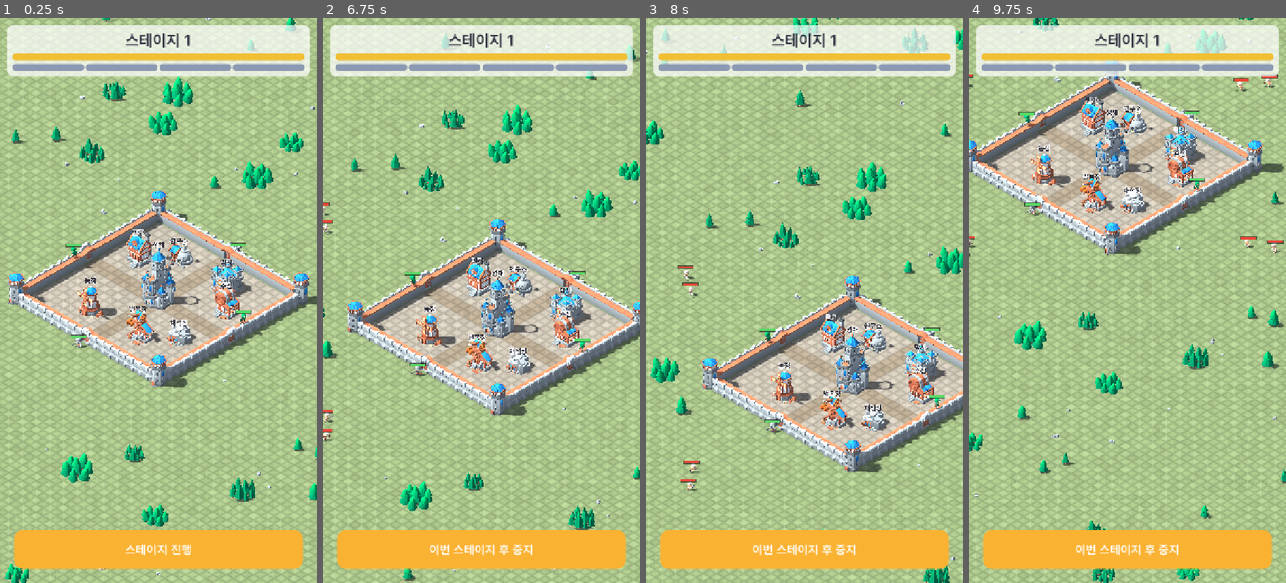
Above: before the commit, frames 1-4 (left to right).
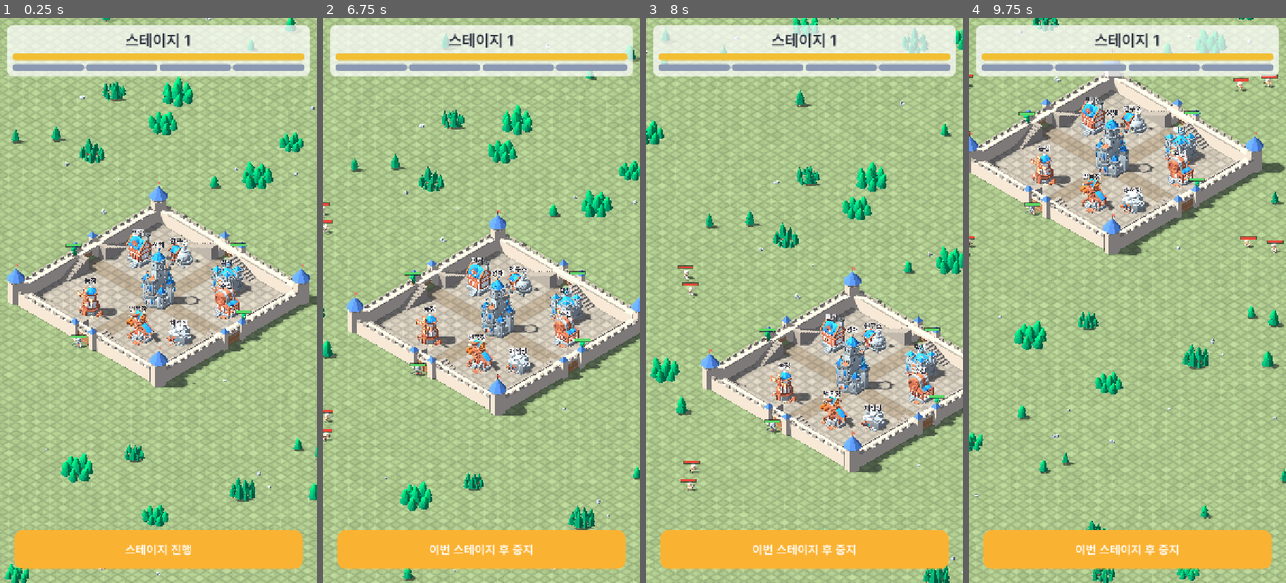
Above: after the commit, the same moments.

Repository: ILSEONG/CastleRPG
Game: Godot game, scene res://scenes/main.tscn
Same seed, same stepped clock (60 frames per second), same inputs: the game is played once before the commit and once after it.
Inputs (mouse positions are in pixels of both pictures, inside the frame that each line leads up to):
- Up to frame 1 (0.25 s): no input
- Up to frame 2 (6.75 s): click "스테이지 진행" at 0.5 s; click "이번 스테이지 후 중지" at 1.25 s; click "중지 예약됨 (취소)" at 2 s; click "이번 스테이지 후 중지" at 2.75 s; click "중지 예약됨 (취소)" at 3.5 s; click "이번 스테이지 후 중지" at 4.25 s; click "중지 예약됨 (취소)" at 5 s; move the mouse to (551, 272) at 5.77 s; click (551, 272) at 5.92 s; drag from (418, 328) to (465, 413) at 6.52 s
- Up to frame 3 (8 s): move the mouse to (836, 176) at 7.27 s; click (836, 176) at 7.42 s
- Up to frame 4 (9.75 s): drag from (1111, 413) to (1032, 215) at 8.02 s; move the mouse to (1222, 385) at 8.77 s; click (1222, 385) at 8.92 s; drag from (1032, 215) to (1079, 159) at 9.52 s

The runs differ from the first frame. In frame 1, 7.1% of the frame differs, in the area x 2-100%, y 29-66%; in frame 2, 7.0%; in frame 3, 6.3%; in frame 4, 6.8%.

Commit message:
feat: procedural low-poly castle (walls, gatehouses, towers, stairs)
MeshKit builds flat-coloured per-face meshes (vertex colours, winding
from an outward hint); TownKit recipes replace the KayKit walls, gate
and corner towers and add the 8 wall stairs where Formation routes
heroes. KayKit wall/gate/tower assets and their fetch lines removed.

The renderer already hands fragment() linear vertex colours, so the
shader uses COLOR as is (a second sRGB->linear conversion made the
castle darker and oversaturated, measured A/B against albedo_color).
Castle stone/roof palette toned down so sun-lit tops do not clip white.

Co-Authored-By: Claude Opus 5.5 <noreply@anthropic.com>

Diff:
--- a/scripts/art.gd
+++ b/scripts/art.gd
@@ -9,11 +9,6 @@
 const HEAD_HEIGHT := 2.5          # 캐릭터 모델 발에서 HP 바까지 높이(모델 단위, 배율 곱하기 전)
 const CORPSE_SEC := 1.6           # 몬스터 사망 후 제거까지(초). Death_C_Skeletons(~2.0초)는 ~1.6초에 쓰러짐이 끝나므로, 애니메이션 꼬리가 끝나기 전 쓰러진 자세에서 제거한다. 사망 애니메이션 길이 이하여야 함(테스트)
 const BUILDING_GAP := 0.6         # 건물 부지 가장자리 여유(m)
-const WALL_MODEL_LEN := 2.0       # wall_straight 모델 치수(모델 단위): 길이·높이·두께
-const WALL_MODEL_H := 1.1
-const WALL_MODEL_T := 0.8
-const WALL_PIECE_TARGET := 5.0    # 성벽 조각 목표 길이(m). 구간을 이 근처 길이로 균등 분할
-const TOWER_SCALE := 3.2
 const ARROW_SCALE := 1.2
 const NATURE_SCALE := 3.0
 const NATURE_COUNT := 180
@@ -74,10 +69,6 @@
 	"quarry": HEX_DIR + "building_mine_blue.gltf",
 	"farm": HEX_DIR + "building_windmill_blue.gltf",
 }
-const WALL_MODEL := HEX_DIR + "wall_straight.gltf"
-const GATE_MODEL := HEX_DIR + "wall_straight_gate.gltf"
-const GATE_DOORS := ["wall_straight_gate_door_left", "wall_straight_gate_door_right"]
-const TOWER_MODEL := HEX_DIR + "building_tower_A_blue.gltf"
 const ARROW_MODEL := PROP_DIR + "arrow.gltf"
 const NATURE_MODELS := [
 	HEX_DIR + "trees_A_medium.gltf", HEX_DIR + "trees_B_large.gltf",
@@ -89,6 +80,17 @@
 ]
 
 static var _lowpoly_cache := {}  # 원본 재질 -> 로우폴리 재질 (같은 원본은 하나를 공유)
+static var _vc_material: ShaderMaterial
+
+
+## 코드로 만든 로우폴리 메시(정점 색)용 공유 재질.
+static func lowpoly_vc_material() -> ShaderMaterial:
+	if _vc_material == null:
+		_vc_material = ShaderMaterial.new()
+		_vc_material.shader = LOWPOLY_SHADER
+		_vc_material.set_shader_parameter("use_texture", false)
+		_vc_material.set_shader_parameter("use_vertex_color", true)
+	return _vc_material
 
 
 static func mesh(m: Mesh, color: Color) -> MeshInstance3D:
--- a/scripts/castle.gd
+++ b/scripts/castle.gd
@@ -1,50 +1,51 @@
 extends Node3D
-## 성벽 4면 + 모서리 탑 + 성문 4개 (KayKit 모델). 성문 HP의 진실은 GameState.
+## 성벽 4면 + 모서리 탑 + 성문 4개 + 계단 8개 (코드로 만든 로우폴리 메시, TownKit). 성문 HP의 진실은 GameState.
 ## 여기는 시각화·탭 판정 영역·위치 제공만. 크기는 GameState.keep_level의 내부 크기,
 ## 위치 계산은 Formation static 함수에 위임한다.
-## 성벽은 wall_straight 조각을 "성문 가장자리 ~ 모서리 탑 가장자리" 구간에 균등 분할로 채운다.
+## 성벽은 "성문 가장자리 ~ 모서리 탑 가장자리" 구간을 메시 한 토막으로 채운다.
 ## side: 0=N(-z) 1=E(+x) 2=S(+z) 3=W(-x)
 
 const Balance := preload("res://scripts/balance.gd")
 const Art := preload("res://scripts/art.gd")
 const Formation := preload("res://scripts/formation.gd")
+const TownKit := preload("res://scripts/town_kit.gd")
 
 const LAYER_GATE := 2
 const LAYER_WALL := 8
 const TAP_MARGIN := Vector3(1, 1, 1)  # 탭 판정 박스 여유
 
 var half: float = 0.0
-var _gate_doors: Array = []  # side -> [문짝 Node3D 두 개]
+var _gate_doors: Array = []  # side -> 문짝 MeshInstance3D
 
 
 func _ready() -> void:
 	half = Balance.interior_half(GameState.keep_level)
 	var c := half + Balance.WALL_T / 2.0  # 성벽 중심선
 	var run := c - Balance.TOWER_SIZE / 2.0 - Balance.GATE_W / 2.0
-	var pieces := maxi(1, roundi(run / Art.WALL_PIECE_TARGET))
-	var piece_len := run / pieces
-	var sy := Balance.WALL_H / Art.WALL_MODEL_H
-	var sz := Balance.WALL_T / Art.WALL_MODEL_T
+	var wall_mesh := TownKit.wall_run(run)
+	var gate_mesh := TownKit.gatehouse()
+	var doors_mesh := TownKit.gate_doors()
+	var stairs_mesh := TownKit.stairs()
 	for side in 4:
 		var dir: Vector3 = Formation.SIDE_DIR[side]
 		var perp := Formation.perp(side)
 		var center := Formation.gate_position(half, side)
-		var yaw := atan2(dir.x, dir.z)  # 모델 정면(+Z)이 성 바깥을 보게
-		var gate := _place(Art.GATE_MODEL, center, yaw, Vector3(Balance.GATE_W / Art.WALL_MODEL_LEN, sy, sz))
-		var doors: Array = []
-		for door_name in Art.GATE_DOORS:
-			doors.append(gate.find_child(door_name, true, false))
-		_gate_doors.append(doors)
+		var facing := Basis(Vector3.UP, atan2(dir.x, dir.z))  # 로컬 +Z가 성 바깥을 보게
+		_add_mesh(gate_mesh, Transform3D(facing, center))
+		_gate_doors.append(_add_mesh(doors_mesh, Transform3D(facing, center)))
 		_add_tap_area(center, _along(perp, Balance.GATE_W, Balance.WALL_H, Balance.WALL_T), LAYER_GATE, side)
 		var seg_len := half + Balance.WALL_T - Balance.GATE_W / 2.0
 		for s in [-1.0, 1.0]:
-			for i in pieces:
-				var along: float = Balance.GATE_W / 2.0 + piece_len * (i + 0.5)
-				_place(Art.WALL_MODEL, center + perp * s * along, yaw, Vector3(piece_len / Art.WALL_MODEL_LEN, sy, sz))
+			_add_mesh(wall_mesh, Transform3D(facing, center + perp * s * (Balance.GATE_W + run) / 2.0))
+			var bottom := Formation.stair_bottom(half, side, s)
+			var up := Formation.stair_top(half, side, s) - bottom
+			var x := Vector3(up.x, 0, up.z).normalized()  # 로컬 +X: 아랫단 → 윗단
+			_add_mesh(stairs_mesh, Transform3D(Basis(x, Vector3.UP, x.cross(Vector3.UP)), bottom))
 			var seg_center: Vector3 = center + perp * s * (Balance.GATE_W + seg_len) / 2.0
 			_add_tap_area(seg_center, _along(perp, seg_len, Balance.WALL_H, Balance.WALL_T), LAYER_WALL, side)
+	var tower_mesh := TownKit.corner_tower()
 	for corner in [Vector3(c, 0, c), Vector3(-c, 0, c), Vector3(c, 0, -c), Vector3(-c, 0, -c)]:
-		_place(Art.TOWER_MODEL, corner, 0.0, Vector3.ONE * Art.TOWER_SCALE)
+		_add_mesh(tower_mesh, Transform3D(Basis.IDENTITY, corner))
 	GameState.gate_hp_changed.connect(_on_gate_hp_changed)
 
 
@@ -65,13 +66,13 @@
 		+ Formation.perp(side) * randf_range(-Balance.SPAWN_SPREAD, Balance.SPAWN_SPREAD)
 
 
-func _place(path: String, pos: Vector3, yaw: float, scl: Vector3) -> Node3D:
-	var n := Art.instance(path)
-	n.position = pos
-	n.rotation.y = yaw
-	n.scale = scl
-	add_child(n)
-	return n
+func _add_mesh(m: Mesh, xf: Transform3D) -> MeshInstance3D:
+	var mi := MeshInstance3D.new()
+	mi.mesh = m
+	mi.material_override = Art.lowpoly_vc_material()
+	mi.transform = xf
+	add_child(mi)
+	return mi
 
 
 ## perp 방향 길이 length, 높이 height, 면 방향 두께 thickness 인 박스 크기.
@@ -96,5 +97,4 @@
 
 
 func _on_gate_hp_changed(side: int, hp: float, _hp_max: float) -> void:
-	for door in _gate_doors[side]:
-		door.visible = hp > 0.0
+	_gate_doors[side].visible = hp > 0.0
--- /dev/null
+++ b/scripts/mesh_kit.gd
@@ -0,0 +1,124 @@
+extends RefCounted
+## 로우폴리 메시 도구: 삼각형마다 정점을 따로 둬 면마다 단색·각진 음영(정점 색, 텍스처 없음).
+## 사용: var k = MeshKit.new(); k.xform = Transform3D(...); k.box(...); ...; var mesh := k.commit()
+## 면 감기: 각 면을 "바깥 방향(outward)"과 함께 넘기면 Godot 앞면 규약에 맞게 자동으로 정렬한다.
+## 오토로드 참조 없음 → 헤드리스 테스트 가능.
+
+## Godot 앞면 = 바깥에서 볼 때 시계 방향. 캡처에서 면이 사라지면(컬링) 이 값을 뒤집는다.
+const CLOCKWISE_FRONT := true
+
+var xform := Transform3D.IDENTITY
+var _st := SurfaceTool.new()
+var _tris := 0
+
+
+func _init() -> void:
+	_st.begin(Mesh.PRIMITIVE_TRIANGLES)
+
+
+func triangle_count() -> int:
+	return _tris
+
+
+## 볼록 다각형 한 면(꼭짓점 순서 무관하게 둘레 순서로). outward = 면이 바라볼 방향(로컬).
+func face(points: Array, outward: Vector3, color: Color) -> void:
+	for i in range(1, points.size() - 1):
+		var a: Vector3 = points[0]
+		var b: Vector3 = points[i]
+		var c: Vector3 = points[i + 1]
+		var ccw_out := (b - a).cross(c - a).dot(outward) > 0.0
+		if ccw_out == CLOCKWISE_FRONT:
+			var t := b
+			b = c
+			c = t
+		for v in [a, b, c]:
+			_st.set_color(color)
+			_st.add_vertex(xform * v)
+		_tris += 1
+
+
+## 바닥 중심 base, 크기 size인 상자. 바닥면은 기본 생략(땅에 붙는 물체).
+func box(base: Vector3, size: Vector3, color: Color, with_bottom := false) -> void:
+	var h := Vector3(size.x / 2.0, 0, size.z / 2.0)
+	var y0 := base.y
+	var y1 := base.y + size.y
+	var p := [
+		Vector3(base.x - h.x, y0, base.z - h.z), Vector3(base.x + h.x, y0, base.z - h.z),
+		Vector3(base.x + h.x, y0, base.z + h.z), Vector3(base.x - h.x, y0, base.z + h.z),
+	]
+	var q := []
+	for v in p:
+		q.append(Vector3(v.x, y1, v.z))
+	face(q, Vector3.UP, color)
+	if with_bottom:
+		face(p, Vector3.DOWN, color)
+	for i in 4:
+		var j := (i + 1) % 4
+		var mid: Vector3 = (p[i] + p[j]) / 2.0 - base
+		face([p[i], p[j], q[j], q[i]], Vector3(mid.x, 0, mid.z), color)
+
+
+## 박공지붕: 바닥 중심 base, 가로 size.x(용마루 방향 X), 깊이 size.z, 높이 height. 처마 overhang.
+func gable(base: Vector3, size: Vector3, height: float, color: Color, overhang := 0.25) -> void:
+	var hx := size.x / 2.0 + overhang
+	var hz := size.z / 2.0 + overhang
+	var ridge_a := base + Vector3(-hx, height, 0)
+	var ridge_b := base + Vector3(hx, height, 0)
+	var e := [base + Vector3(-hx, 0, -hz), base + Vector3(hx, 0, -hz), base + Vector3(hx, 0, hz), base + Vector3(-hx, 0, hz)]
+	face([e[0], e[1], ridge_b, ridge_a], Vector3(0, hz, -height), color)
+	face([e[3], e[2], ridge_b, ridge_a], Vector3(0, hz, height), color)
+	face([e[0], e[3], ridge_a], Vector3.LEFT, color.darkened(0.08))
+	face([e[1], e[2], ridge_b], Vector3.RIGHT, color.darkened(0.08))
+
+
+## n각 원뿔대(원기둥: r_top == r_bottom, 원뿔: r_top == 0). 바닥 중심 base. 윗면 포함.
+func prism_n(base: Vector3, sides: int, r_bottom: float, r_top: float, height: float, color: Color, rot := 0.0) -> void:
+	var bottom := []
+	var top := []
+	for i in sides:
+		var a := rot + TAU * i / sides
+		bottom.append(base + Vector3(cos(a) * r_bottom, 0, sin(a) * r_bottom))
+		top.append(base + Vector3(cos(a) * r_top, height, sin(a) * r_top))
+	for i in sides:
+		var j := (i + 1) % sides
+		var mid: Vector3 = (bottom[i] + bottom[j]) / 2.0 - base
+		if r_top > 0.0:
+			face([bottom[i], bottom[j], top[j], top[i]], Vector3(mid.x, 0, mid.z), color)
+		else:
+			face([bottom[i], bottom[j], base + Vector3(0, height, 0)], Vector3(mid.x, r_bottom / height, mid.z), color)
+	if r_top > 0.0:
+		face(top, Vector3.UP, color)
+
+
+func cone(base: Vector3, sides: int, radius: float, height: float, color: Color, rot := 0.0) -> void:
+	prism_n(base, sides, radius, 0.0, height, color, rot)
+
+
+func pyramid(base: Vector3, size: float, height: float, color: Color) -> void:
+	prism_n(base, 4, size * 0.7071, 0.0, height, color, PI / 4.0)
+
+
+## 각진 바위: 20면체를 rng로 흔든다. 중심 center, 반지름 radius, 세로 납작함 squash.
+func rock(center: Vector3, radius: float, color: Color, rng: RandomNumberGenerator, squash := 0.7) -> void:
+	var t := (1.0 + sqrt(5.0)) / 2.0
+	var v := [
+		Vector3(-1, t, 0), Vector3(1, t, 0), Vector3(-1, -t, 0), Vector3(1, -t, 0),
+		Vector3(0, -1, t), Vector3(0, 1, t), Vector3(0, -1, -t), Vector3(0, 1, -t),
+		Vector3(t, 0, -1), Vector3(t, 0, 1), Vector3(-t, 0, -1), Vector3(-t, 0, 1),
+	]
+	var f := [[0,11,5],[0,5,1],[0,1,7],[0,7,10],[0,10,11],[1,5,9],[5,11,4],[11,10,2],[10,7,6],[7,1,8],
+		[3,9,4],[3,4,2],[3,2,6],[3,6,8],[3,8,9],[4,9,5],[2,4,11],[6,2,10],[8,6,7],[9,8,1]]
+	var pts := []
+	for p in v:
+		var n: Vector3 = p.normalized() * radius * rng.randf_range(0.8, 1.15)
+		pts.append(center + Vector3(n.x, n.y * squash, n.z))
+	for tri_i in f:
+		var a: Vector3 = pts[tri_i[0]]
+		var b: Vector3 = pts[tri_i[1]]
+		var c: Vector3 = pts[tri_i[2]]
+		face([a, b, c], (a + b + c) / 3.0 - center, color.darkened(rng.randf_range(0.0, 0.12)))
+
+
+func commit() -> ArrayMesh:
+	_st.generate_normals()
+	return _st.commit()
--- /dev/null
+++ b/scripts/town_kit.gd
@@ -0,0 +1,108 @@
+extends RefCounted
+## 로우폴리 레시피: 성 부품·건물·자연물·산 메시를 만든다(MeshKit). 오토로드 참조 없음.
+## 성 부품 로컬 규약: 길이 방향 +X(가운데 기준), 두께 방향 Z(+Z = 성 바깥), 바닥 y=0. 계단만 예외(stairs 주석).
+const Balance := preload("res://scripts/balance.gd")
+const MeshKit := preload("res://scripts/mesh_kit.gd")
+
+const STONE := Color(0.66, 0.63, 0.58)        # 밝은 톤이지만 해를 받는 윗면(선형 약 ×2.3)이 흰색으로 날아가지 않게 채널 ≤ 0.69
+const STONE_DARK := Color(0.52, 0.50, 0.47)
+const WOOD := Color(0.55, 0.38, 0.24)
+const ROOF_BLUE := Color(0.27, 0.43, 0.68)
+const ROOF_RED := Color(0.78, 0.33, 0.28)
+const ROOF_ORANGE := Color(0.90, 0.56, 0.28)
+const ROOF_PURPLE := Color(0.55, 0.42, 0.72)
+const PLASTER := Color(0.95, 0.92, 0.84)
+const LEAF := Color(0.40, 0.68, 0.38)
+const LEAF_DARK := Color(0.28, 0.52, 0.32)
+const ROCK := Color(0.62, 0.62, 0.64)
+const SNOW := Color(0.96, 0.97, 0.99)
+const CROP := Color(0.92, 0.80, 0.38)
+const FLAG := Color(0.88, 0.30, 0.28)
+
+const MERLON_H := 0.6
+const MERLON_T := 0.4
+const PILLAR_W := 1.2                      # 문루 기둥 탑 폭(성문 가장자리 바깥으로)
+const PILLAR_Z0 := 0.45                    # 기둥 탑 안쪽 면(z). 성벽 위 중심선(z=0)을 걷는 영웅이 기둥을 뚫지 않게 바깥 절반에만 둔다
+const PILLAR_OUT := 0.6                    # 기둥 탑이 성벽 바깥면보다 튀어나온 길이
+const PARAPET_GAP := Balance.STAIR_GAP + 2.0 * Balance.STAIR_RUN / Balance.STAIR_STEPS  # 안쪽 난간을 양 끝에서 비우는 길이(계단 윗단 → 성벽 위 길)
+
+
+## 성벽 한 토막: 몸통 + 바깥쪽 가장자리 톱니(1m 간격) + 안쪽 낮은 난간(양 끝은 계단 길이라 비움).
+static func wall_run(length: float) -> ArrayMesh:
+	var k = MeshKit.new()
+	k.box(Vector3.ZERO, Vector3(length, Balance.WALL_H, Balance.WALL_T), STONE)
+	_merlons(k, length, Balance.WALL_H)
+	var rail := length - 2.0 * PARAPET_GAP
+	if rail > 0.0:
+		k.box(Vector3(0, Balance.WALL_H, -Balance.WALL_T / 2.0 + 0.1), Vector3(rail, 0.25, 0.2), STONE_DARK)
+	return k.commit()
+
+
+## 문루: 성문 좌우 기둥 탑(바깥 절반, 파란 피라미드 지붕) + 성문 위 통로 다리. 아래(0~WALL_H−0.6)는 통로.
+static func gatehouse() -> ArrayMesh:
+	var k = MeshKit.new()
+	var h := Balance.WALL_H
+	var z1 := Balance.WALL_T / 2.0 + PILLAR_OUT
+	k.box(Vector3(0, h - 0.6, 0), Vector3(Balance.GATE_W, 0.6, Balance.WALL_T), STONE)
+	_merlons(k, Balance.GATE_W, h)
+	for s in [-1.0, 1.0]:
+		var x: float = s * (Balance.GATE_W / 2.0 + PILLAR_W / 2.0)
+		var zc := (PILLAR_Z0 + z1) / 2.0
+		k.box(Vector3(x, 0, zc), Vector3(PILLAR_W, h + 1.2, z1 - PILLAR_Z0), STONE)
+		k.pyramid(Vector3(x, h + 1.2, zc), PILLAR_W + 0.3, 1.1, ROOF_BLUE)
+	return k.commit()
+
+
+## 나무 문짝 두 짝(가로 띠 두 줄). 파괴되면 이 메시만 숨긴다.
+static func gate_doors() -> ArrayMesh:
+	var k = MeshKit.new()
+	var w := Balance.GATE_W / 2.0 - 0.05
+	var h := Balance.WALL_H - 0.7
+	var z := Balance.WALL_T / 2.0 - 0.35
+	for s in [-1.0, 1.0]:
+		var x: float = s * Balance.GATE_W / 4.0
+		k.box(Vector3(x, 0, z), Vector3(w, h, 0.3), WOOD)
+		for y in [0.45, h - 0.65]:
+			k.box(Vector3(x, y, z), Vector3(w, 0.18, 0.36), STONE_DARK)
+	return k.commit()
+
+
+## 모서리 탑: 8각 기둥 + 윗단 톱니 + 8각 원뿔 파란 지붕 + 깃발. 바닥 중심이 원점.
+static func corner_tower() -> ArrayMesh:
+	var k = MeshKit.new()
+	var r := Balance.TOWER_SIZE / 2.0 + 0.2
+	var h := Balance.WALL_H + 2.0
+	k.prism_n(Vector3.ZERO, 8, r, r, h, STONE, PI / 8.0)
+	for i in 8:
+		var a := TAU * i / 8.0
+		var m := r * cos(PI / 8.0) - 0.2  # 면 가운데(변심 거리)에서 안쪽으로
+		k.xform = Transform3D(Basis(Vector3.UP, -a), Vector3(cos(a) * m, h, sin(a) * m))
+		k.box(Vector3.ZERO, Vector3(0.4, MERLON_H, 0.6), STONE_DARK)
+	k.xform = Transform3D.IDENTITY
+	var roof_y := h + MERLON_H
+	k.cone(Vector3(0, roof_y, 0), 8, r + 0.3, 2.5, ROOF_BLUE, PI / 8.0)
+	k.box(Vector3(0, roof_y + 2.5, 0), Vector3(0.1, 1.2, 0.1), WOOD)
+	k.box(Vector3(0.4, roof_y + 3.25, 0), Vector3(0.7, 0.4, 0.05), FLAG)
+	return k.commit()
+
+
+## 계단(로컬 규약이 다르다): 길이 방향 +X로 올라간다 — x=0 높이 0, x=STAIR_RUN 높이 WALL_H. 폭 Z = STAIR_W(가운데 기준).
+## 단 i는 x 구간 [i, i+1]×run/steps, 높이 (i+1)×WALL_H/steps, 바닥부터 채운 박스.
+static func stairs() -> ArrayMesh:
+	var k = MeshKit.new()
+	var n := Balance.STAIR_STEPS
+	var d := Balance.STAIR_RUN / n
+	for i in n:
+		k.box(Vector3(d * (i + 0.5), 0, 0), Vector3(d, Balance.WALL_H * (i + 1) / n, Balance.STAIR_W), STONE_DARK)
+	return k.commit()
+
+
+## 성벽 위 바깥 가장자리 톱니: 1m 안팎 간격으로 번갈아. 양 끝이 톱니.
+static func _merlons(k, length: float, y: float) -> void:
+	var n := maxi(1, floori(length / 1.0))
+	if n % 2 == 0:
+		n += 1  # 홀수 칸 → 양 끝이 톱니라 좌우 대칭
+	var step := length / n
+	for i in range(0, n, 2):
+		var x := -length / 2.0 + step * (i + 0.5)
+		k.box(Vector3(x, y, Balance.WALL_T / 2.0 - MERLON_T / 2.0), Vector3(step, MERLON_H, MERLON_T), STONE_DARK)
--- a/tests/run_tests.gd
+++ b/tests/run_tests.gd
@@ -7,6 +7,8 @@
 const GameStateScript := preload("res://scripts/game_state.gd")
 const FormationScript := preload("res://scripts/formation.gd")
 const Art := preload("res://scripts/art.gd")
+const MeshKitScript := preload("res://scripts/mesh_kit.gd")
+const TownKitScript := preload("res://scripts/town_kit.gd")
 
 class ErrorCounter extends Logger:
 	var count := 0
@@ -42,6 +44,8 @@
 	test_stairs_and_wall_routes()
 	test_buildings_clear_stairs()
 	test_is_inside()
+	test_mesh_kit()
+	test_castle_parts()
 	if _errors.count > 0:
 		printerr("SCRIPT ERRORS %d" % _errors.count)
 	_fails += _errors.count
@@ -349,16 +353,8 @@
 		root.free()
 	for b in Balance.BUILDINGS:
 		check(Art.BUILDING_MODELS.has(b.id) and ResourceLoader.exists(Art.BUILDING_MODELS[b.id]), "building %s has a model" % b.id)
-	for path in [Art.WALL_MODEL, Art.GATE_MODEL, Art.TOWER_MODEL, Art.ARROW_MODEL] + Art.NATURE_MODELS + Art.BORDER_MODELS:
+	for path in [Art.ARROW_MODEL] + Art.NATURE_MODELS + Art.BORDER_MODELS:
 		check(ResourceLoader.exists(path), "model exists: %s" % path)
-	var gate: Node = (load(Art.GATE_MODEL) as PackedScene).instantiate()
-	for door in Art.GATE_DOORS:
-		check(gate.find_child(door, true, false) != null, "gate model has %s" % door)
-	var wall: Node3D = (load(Art.WALL_MODEL) as PackedScene).instantiate()
-	var wb := Art.model_aabb(wall)
-	check(absf(wb.size.x - Art.WALL_MODEL_LEN) < 0.05 and absf(wb.size.y - Art.WALL_MODEL_H) < 0.05 and absf(wb.size.z - Art.WALL_MODEL_T) < 0.05, "wall model size matches Art constants: %s" % wb.size)
-	gate.free()
-	wall.free()
 	var arrow: Node3D = (load(Art.ARROW_MODEL) as PackedScene).instantiate()
 	var ab := Art.model_aabb(arrow)
 	check(ab.size.y > ab.size.x and ab.size.y > ab.size.z, "arrow model long axis is Y (ARROW_PITCH_FIX): %s" % ab.size)
@@ -372,7 +368,7 @@
 
 func test_lowpoly_conversion() -> void:
 	for path in [Art.HERO_MODELS.warrior.scene, Art.HERO_MODELS.archer.scene, Art.MONSTER_MODELS.grunt.scene, Art.MONSTER_MODELS.grunt.weapon,
-			Art.ARROW_MODEL, Art.WALL_MODEL, Art.BUILDING_MODELS.keep] + Art.BORDER_MODELS:
+			Art.ARROW_MODEL, Art.BUILDING_MODELS.keep] + Art.BORDER_MODELS:
 		var root: Node = Art.instance(path)
 		var surfaces := 0
 		for node in root.find_children("*", "MeshInstance3D", true, false):
@@ -391,8 +387,8 @@
 	var cape_mat := (knight.find_child("Knight_Cape", true, false) as MeshInstance3D).get_active_material(0) as ShaderMaterial
 	check(cape_mat != null and cape_mat.shader == Art.LOWPOLY_DOUBLE_SHADER, "double-sided source (Knight cape, open mesh) uses the double-sided low-poly shader")
 	knight.free()
-	var a: Node = Art.instance(Art.WALL_MODEL)
-	var b: Node = Art.instance(Art.WALL_MODEL)
+	var a: Node = Art.instance(Art.ARROW_MODEL)
+	var b: Node = Art.instance(Art.ARROW_MODEL)
 	var ma: Material = (a.find_children("*", "MeshInstance3D", true, false)[0] as MeshInstance3D).get_active_material(0)
 	var mb: Material = (b.find_children("*", "MeshInstance3D", true, false)[0] as MeshInstance3D).get_active_material(0)
 	check(ma == mb, "same source material shares one low-poly material")
@@ -568,3 +564,43 @@
 	check(FormationScript.is_inside(half, Vector3(0, 0, -(half + Balance.WALL_T - 0.1))), "just inside the outer wall face counts as inside")
 	check(not FormationScript.is_inside(half, Vector3(0, 0, -(half + Balance.WALL_T + 0.1))), "just outside the outer wall face counts as outside")
 	check(FormationScript.is_inside(half, Vector3(0, Balance.WALL_H, -(half + Balance.WALL_T / 2.0))), "wall top counts as inside")
+
+
+func test_mesh_kit() -> void:
+	var k = MeshKitScript.new()
+	k.box(Vector3.ZERO, Vector3(2, 1, 3), Color.RED)
+	check(k.triangle_count() == 10, "box without bottom = 5 faces = 10 triangles")
+	var m: ArrayMesh = k.commit()
+	var arrays := m.surface_get_arrays(0)
+	var verts: PackedVector3Array = arrays[Mesh.ARRAY_VERTEX]
+	var cols: PackedColorArray = arrays[Mesh.ARRAY_COLOR]
+	check(verts.size() == 30 and cols.size() == 30 and cols[0] == Color.RED, "unshared vertices with vertex colours")
+	var aabb := m.get_aabb()
+	check(aabb.position.is_equal_approx(Vector3(-1, 0, -1.5)) and aabb.size.is_equal_approx(Vector3(2, 1, 3)), "box bounds")
+	# 감기: 모든 삼각형이 같은 규약(바깥 기준)으로 감겨 있다. 상자는 넘긴 순서가 이미 규약대로라
+	# 뒤집기 분기를 타지 않으므로, 한 경사면을 반대 순서로 넘기는 박공지붕도 함께 본다.
+	check(_wound_outward(verts, Vector3(0, 0.5, 0)), "every box triangle wound front-facing outward")
+	var g = MeshKitScript.new()
+	g.gable(Vector3.ZERO, Vector3(2, 0, 2), 1.0, Color.BLUE)
+	var gv: PackedVector3Array = g.commit().surface_get_arrays(0)[Mesh.ARRAY_VERTEX]
+	check(_wound_outward(gv, Vector3(0, 0.3, 0)), "every gable triangle wound front-facing outward")
+
+
+## 볼록 도형의 모든 삼각형이 안쪽 점 center 기준 바깥을 앞면(MeshKit 규약)으로 감겼는가.
+func _wound_outward(verts: PackedVector3Array, center: Vector3) -> bool:
+	for i in range(0, verts.size(), 3):
+		var a := verts[i]
+		var b := verts[i + 1]
+		var c := verts[i + 2]
+		var ccw_out := (b - a).cross(c - a).dot((a + b + c) / 3.0 - center) > 0.0
+		if ccw_out == MeshKitScript.CLOCKWISE_FRONT:
+			return false
+	return true
+
+
+func test_castle_parts() -> void:
+	for pair in [["wall_run", TownKitScript.wall_run(10.0)], ["gatehouse", TownKitScript.gatehouse()], ["gate_doors", TownKitScript.gate_doors()], ["corner_tower", TownKitScript.corner_tower()], ["stairs", TownKitScript.stairs()]]:
+		var m: ArrayMesh = pair[1]
+		check(m.get_surface_count() == 1 and m.get_aabb().size.length() > 0.5, "%s has one non-empty surface" % pair[0])
+	var st: AABB = TownKitScript.stairs().get_aabb()
+	check(is_equal_approx(st.size.x, Balance.STAIR_RUN) and is_equal_approx(st.end.y, Balance.WALL_H) and is_equal_approx(st.size.z, Balance.STAIR_W), "stairs span run x wall height x stair width: %s" % st)
Binary file removed: assets/models/hex/building_tower_A_blue.bin
Not shown, removed: assets/models/hex/building_tower_A_blue.gltf
Not shown, removed: assets/models/hex/building_tower_A_blue.gltf.import
Binary file removed: assets/models/hex/wall_straight.bin
Not shown, removed: assets/models/hex/wall_straight.gltf
Not shown, removed: assets/models/hex/wall_straight.gltf.import
Binary file removed: assets/models/hex/wall_straight_gate.bin
Not shown, removed: assets/models/hex/wall_straight_gate.gltf
Not shown, removed: assets/models/hex/wall_straight_gate.gltf.import
Not shown, added: scripts/mesh_kit.gd.uid
Not shown, added: scripts/town_kit.gd.uid
Not shown, changed: shaders/lowpoly.gdshaderinc
(and 1 more such lines)
